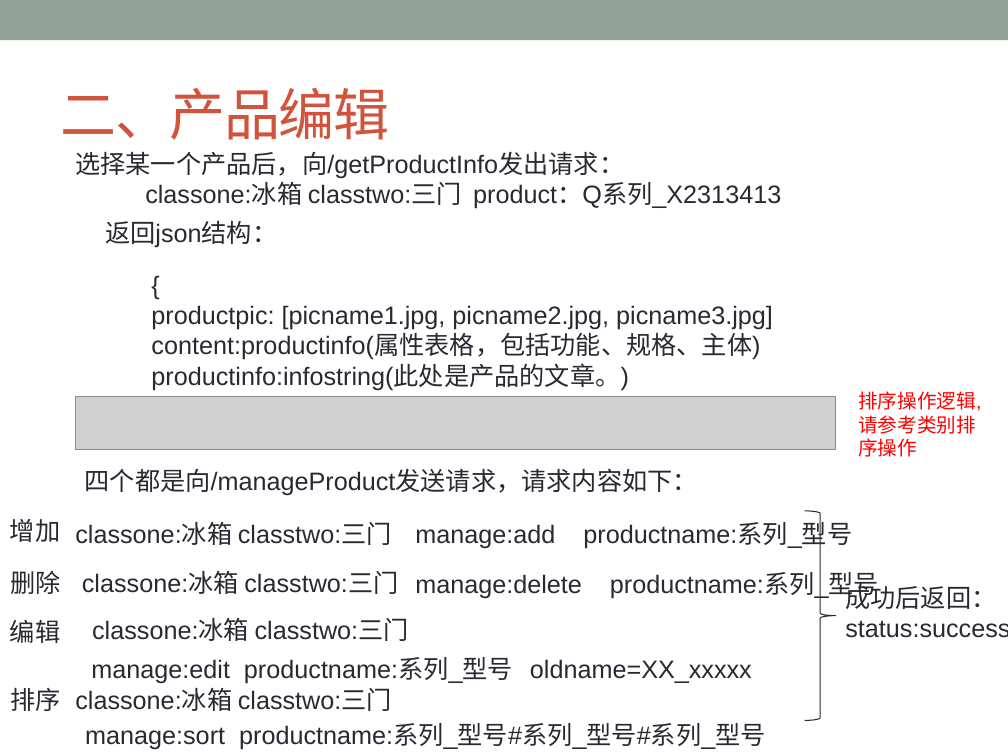
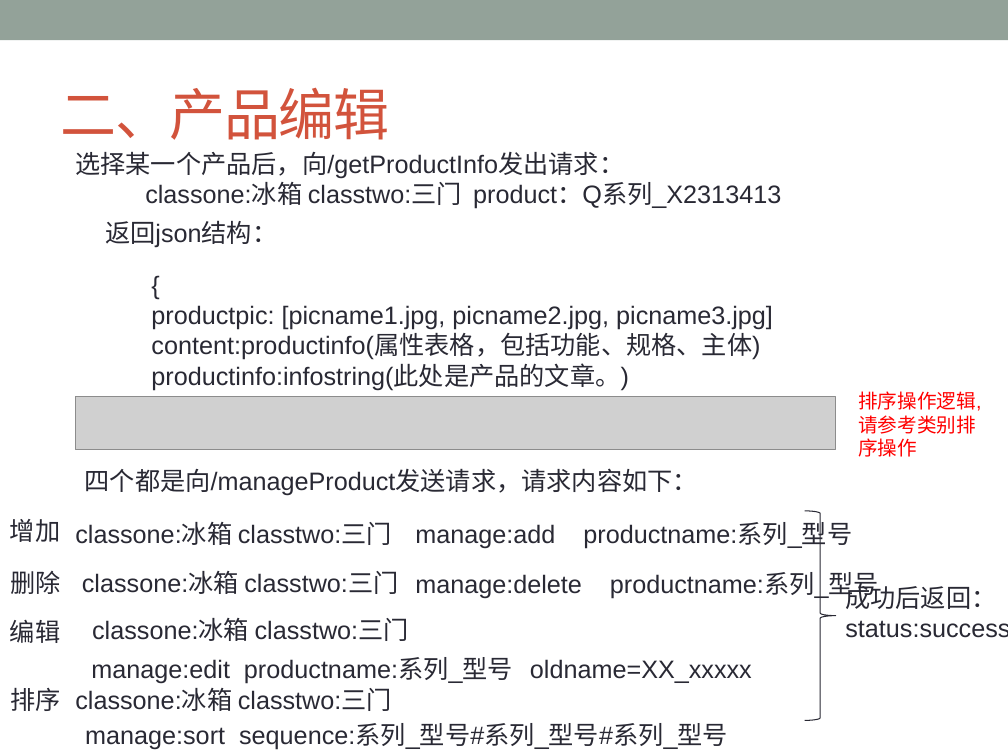
Before and after one commit to ChanSeaThink/LULLGREE, a slide deck: slide 14 of ZSGree前后端逻辑及接口.pptx. Drawn at 1008x756 pixels with LibreOffice and Linux fonts; fonts in the diff are those of the drawing; grey boxes stand for pictures. Boxes give left, top, right and bottom in pixels: in the first picture for what was removed or moved away, otherwise in the second. Text is boxed around its words. In the diff, an @@ line names an element or a change of style, - is before the commit and + after.

Commit message:
产品图片排序失败。

```diff
--- a/ZSGree前后端逻辑及接口.pptx
+++ b/ZSGree前后端逻辑及接口.pptx
@@ text at box(85, 724, 728, 750): text changed @@
-manage:sort productname:系列_型号#系列_型号#系列_型号
+manage:sort sequence:系列_型号#系列_型号#系列_型号
```
Also in this commit, not shown: 7 other files.
